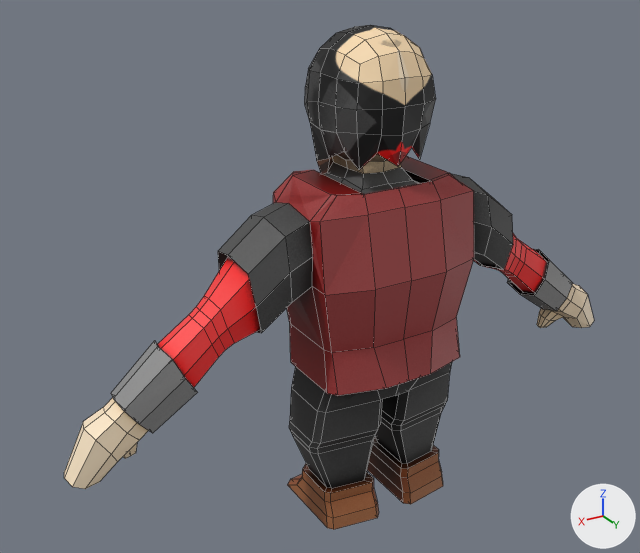
Renders of the Blender file Assets/Models/Dwarves/Basic/dwarf_1.blend from each side of a commit.
Rendered twice from a 50 mm lens placed at (12.14, 17.38, 15.75), pointed at (1.06, -1.08, 6.52). Arrows for +X, +Y and +Z are at lower right; the lights stay in place. Mesh edges are drawn as thin lines.

Names of what the first picture shows: 'dwarf'.
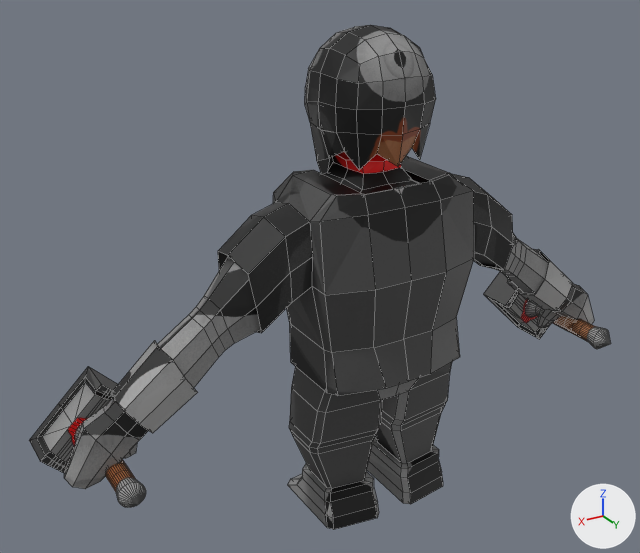
Changed parts and their boxes [x1, y1, x2, y2] in the pictures (640 x 553 px):
'dwarf', reshaped, modifiers changed (10% wider)
    before: [64, 25, 594, 530]
    after: [29, 25, 611, 530]
part 1 of me_cube_001, added
    after: [367, 25, 611, 504]
part 2 of me_cube_001, built on
    before: [86, 302, 590, 488]
    after: [29, 366, 146, 508]
part 3 of me_cube_001, recoloured
    both: [64, 25, 412, 530]

The edits, one by one:
Picture 'hammer_AO' (img_hammer_ao) is new.
Material 'hammer_AO' (mat_hammer_ao) is new.
Its texture is img_hammer_ao.
me_cube_001 is used by ob_dwarf; location (0.0, 0.0, 6.63).
me_cube_001 had 520 vertices, 467 faces, 2 loose edges and spanned x 0.0..8.45, y -2.33..1.55, z -6.61..6.31.
me_cube_001 now has 1922 vertices, 1895 faces, 4 loose edges and spans x -8.7..8.7, y -2.52..1.67, z -6.61..6.31.
me_cube_001 part 1: 926 vertices added at x -8.7..0.0, y -2.52..1.67, z -6.61..6.2.
me_cube_001 part 2: 1 vertex removed from x 7.33, y 0.3, z -2.86; 477 vertices added at x 6.0..8.7, y -2.52..1.67, z -4.46..-1.78.
me_cube_001 part 3: 463 faces spanning x 0.0..8.45, y -2.33..1.55, z -6.61..6.31 switch from mat_ambient (picture img_ambient) to mat_hammer_ao (picture img_hammer_ao).
Object 'dwarf' (ob_dwarf) loses its MIRROR modifier named 'Mirror'.
Modifier setting removed (it was use_clip = True).
